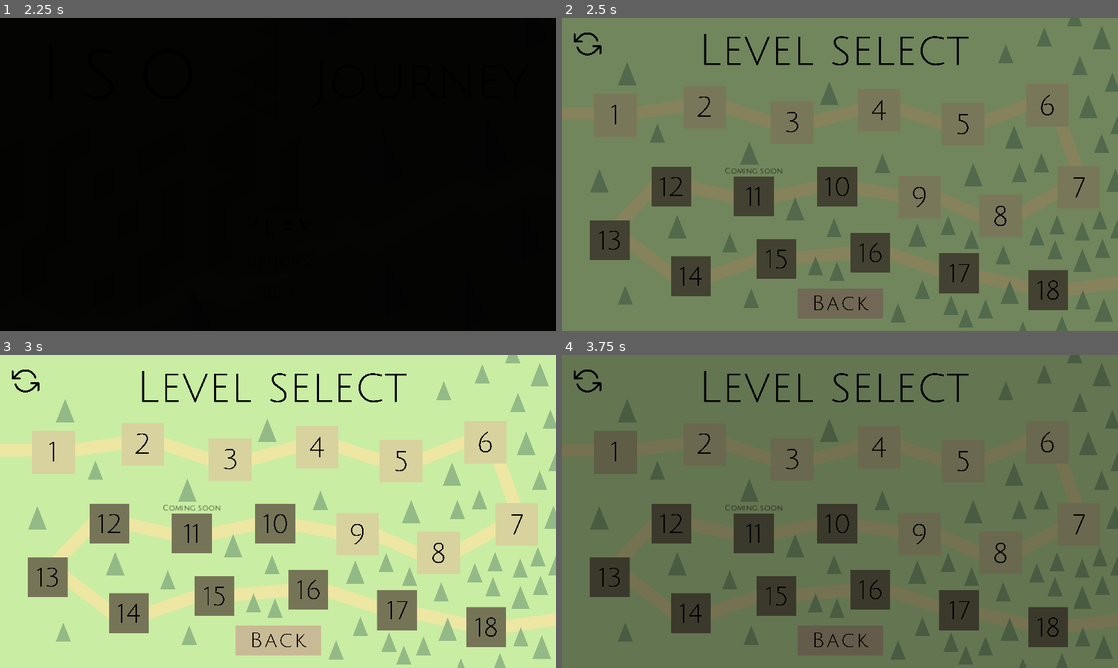
Above: before the commit, frames 1-4 (two rows, left to right).
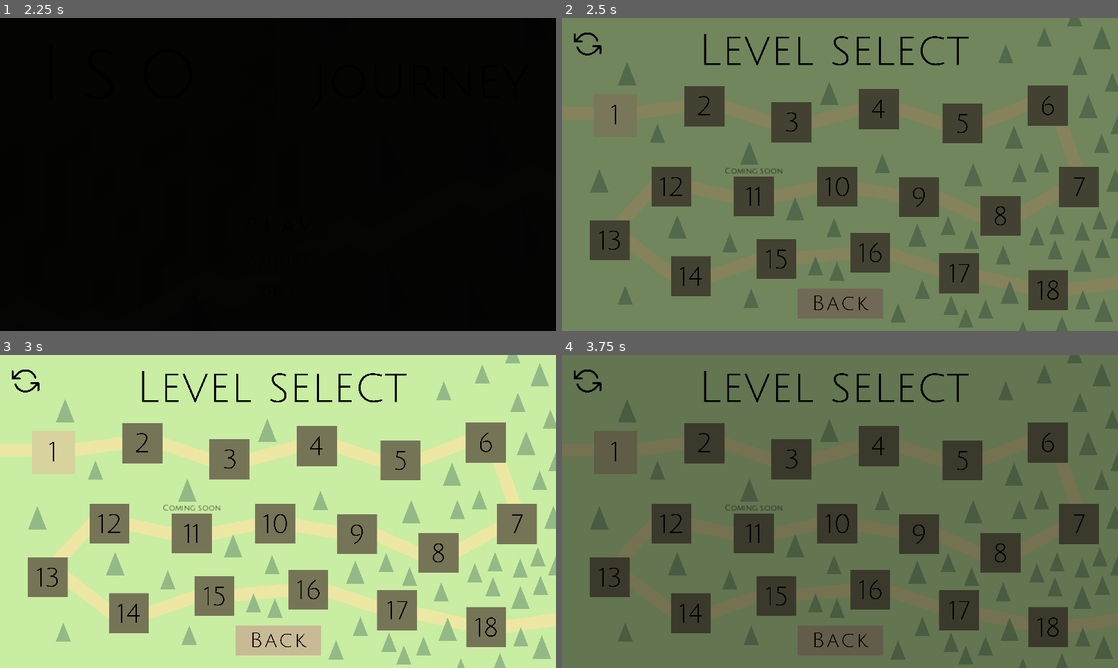
Above: after the commit, the same moments.

Repository: Jnight1104/Iso-Journey
Game: Godot game, scene res://Scenes/Main_menu.tscn
Two runs of this game, one before a commit and one after it. Both use one fixed random seed, a clock stepped at 60 frames per second and the inputs below. Sound files missing from this copy of the repository are replaced by a short silence.
Inputs (mouse positions are in pixels of both pictures, inside the frame that each line leads up to):
- Up to frame 1 (2.25 s): click (278, 224) at 0.5 s; click (278, 224) at 1.25 s; click (278, 224) at 2 s
- Up to frame 2 (2.5 s): no input
- Up to frame 3 (3 s): click (55, 452) at 2.75 s
- Up to frame 4 (3.75 s): click (617, 452) at 3.5 s

Frame 1 is identical in both runs. In frame 2, 7.3% of the frame differs, in the area x 22-97%, y 21-70%; in frame 3, 8.0%, in the area x 21-97%, y 21-70%; in frame 4, 7.3%.

Commit message:
Fixed reset progress bug

Diff:
--- a/Scenes/Options_menu.tscn
+++ b/Scenes/Options_menu.tscn
@@ -206,7 +206,6 @@
 horizontal_alignment = 1
 
 [node name="Fade" type="ColorRect" parent="."]
-visible = false
 layout_mode = 0
 offset_right = 1152.0
 offset_bottom = 648.0
--- a/Scripts/level_select_menu.gd
+++ b/Scripts/level_select_menu.gd
@@ -250,7 +250,6 @@
 	file.sound_on = global.sound_on
 	file.levels_unlocked = global.levels_unlocked
 	ResourceSaver.save(file, "res://Scripts/save.tres")
-	get_tree().quit()
 
 
 # Darkens button when mouse is hovering it
--- a/Scripts/save.tres
+++ b/Scripts/save.tres
@@ -5,6 +5,6 @@
 [resource]
 script = ExtResource("1_w2tu5")
 fast_mode = false
-music_on = false
-sound_on = false
-levels_unlocked = 9
+music_on = true
+sound_on = true
+levels_unlocked = 1
